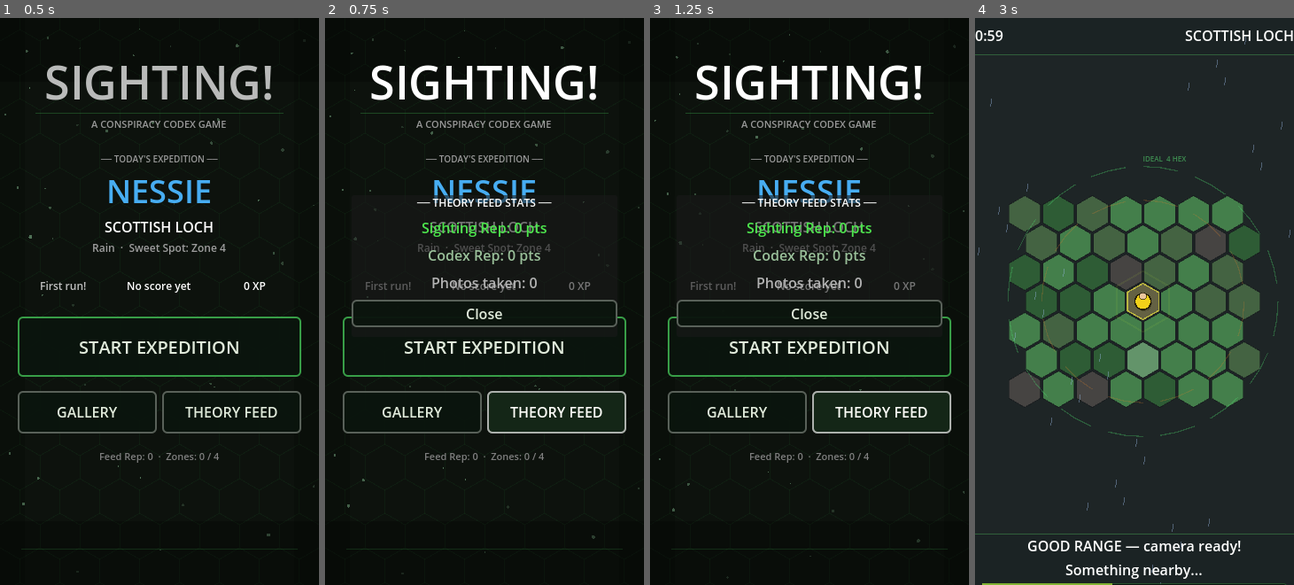
Above: before the commit, frames 1-4 (left to right).
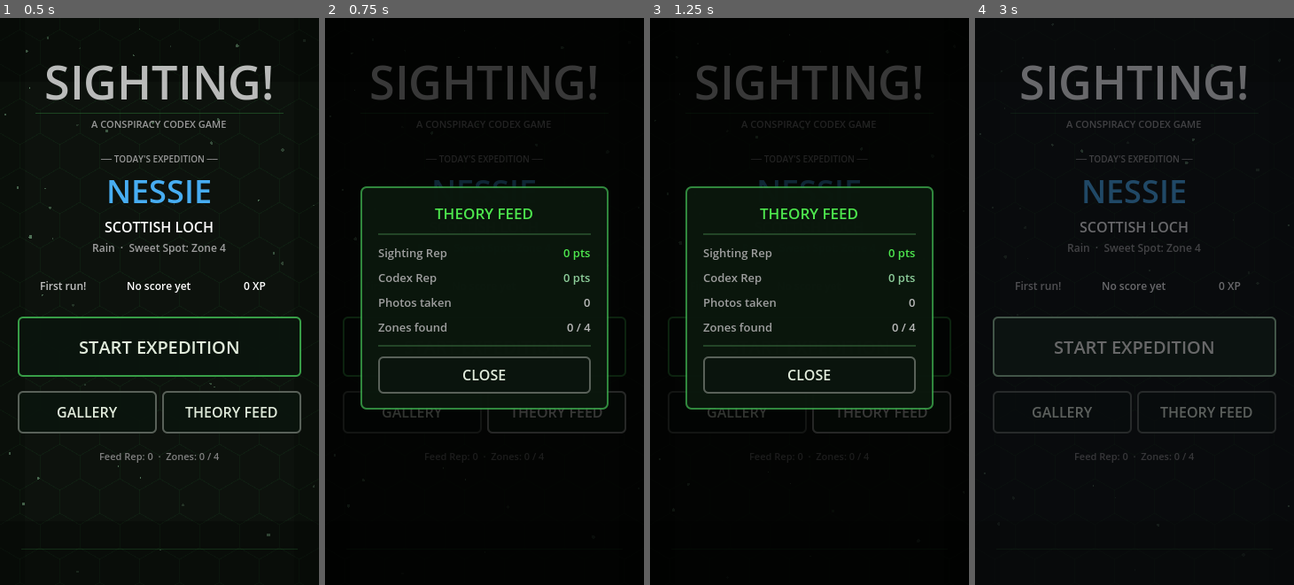
Above: after the commit, the same moments.

Repository: deepaanna/Sighting
Game: Godot game, scene res://scenes/game_specific/menu/main_menu.tscn
Same seed, same stepped clock (60 frames per second), same inputs: the game is played once before the commit and once after it.
Inputs (mouse positions are in pixels of both pictures, inside the frame that each line leads up to):
- Up to frame 1 (0.5 s): no input
- Up to frame 2 (0.75 s): click "THEORY FEED" at 0.5 s
- Up to frame 3 (1.25 s): no input
- Up to frame 4 (3 s): click "START EXPEDITION" at 1.25 s; click (1134, 511) at 2 s, where only the run before the commit has a clickable "BEGIN EXPEDITION"; click (1134, 346) at 2.75 s, where only the run after the commit has a clickable "START EXPEDITION"

Frame 1 is identical in both runs. In frame 2, 12% of the frame differs, in the area x 1-99%, y 2-99%; in frame 3, 12%; in frame 4, 93%, in the area x 0-100%, y 0-100%.

Commit message:
Polish and corrections

Diff:
--- a/scenes/game_specific/field/field.gd
+++ b/scenes/game_specific/field/field.gd
@@ -340,6 +340,7 @@
 
 
 func _on_step_complete(_cell: Vector2i) -> void:
+	_spawn_step_dust(_researcher.position)
 	_prox_sys.on_researcher_stepped(proximity)
 	if _pending_target != Vector2i(-1, -1) and _pending_target != _researcher.get_cell():
 		_try_step()
@@ -767,6 +768,28 @@
 # HELPERS
 # =====================================================================
 
+func _spawn_step_dust(world_pos: Vector2) -> void:
+	var p                       := CPUParticles2D.new()
+	p.position                   = world_pos
+	p.amount                     = 7
+	p.lifetime                   = 0.55
+	p.one_shot                   = true
+	p.explosiveness              = 0.95
+	p.emission_shape             = CPUParticles2D.EMISSION_SHAPE_SPHERE
+	p.emission_sphere_radius     = 3.5
+	p.direction                  = Vector2(0.0, -1.0)
+	p.spread                     = 55.0
+	p.gravity                    = Vector2(0.0, 95.0)
+	p.initial_velocity_min       = 20.0
+	p.initial_velocity_max       = 42.0
+	p.scale_amount_min           = 1.5
+	p.scale_amount_max           = 3.5
+	p.color                      = Color(0.58, 0.44, 0.22, 0.72)
+	add_child(p)
+	p.emitting = true
+	get_tree().create_timer(1.2).timeout.connect(p.queue_free)
+
+
 func _shifted(vt: PackedVector2Array, center: Vector2) -> PackedVector2Array:
 	var out := PackedVector2Array()
 	for v in vt:
--- a/scenes/game_specific/menu/main_menu.gd
+++ b/scenes/game_specific/menu/main_menu.gd
@@ -154,46 +154,102 @@
 	var rep        : int = Codex.get_value("sighting", "feed_reputation",        0)
 	var global_rep : int = Codex.get_value("codex",    "theory_feed_reputation", 0)
 	var photos     : int = Codex.get_value("sighting", "gallery_photos",         0)
-
-	var panel                 := PanelContainer.new()
-	panel.custom_minimum_size  = Vector2(300, 160)
-	panel.position             = Vector2(30, 200)
-	panel.z_index              = 20
-	$HUD.add_child(panel)
+	var zones      : int = (Codex.get_value("sighting", "zones_unlocked", []) as Array).size()
+
+	# Full-screen dim overlay — blocks all input to the menu behind it
+	var overlay              := ColorRect.new()
+	overlay.color             = Color(0.0, 0.0, 0.0, 0.78)
+	overlay.set_anchors_preset(Control.PRESET_FULL_RECT)
+	overlay.mouse_filter      = Control.MOUSE_FILTER_STOP
+	overlay.z_index           = 40
+	$HUD.add_child(overlay)
+
+	# Centered modal card
+	var card                  := PanelContainer.new()
+	card.custom_minimum_size   = Vector2(280, 0)
+	card.position              = Vector2(40, 190)
+	card.z_index               = 41
+	var bg                    := StyleBoxFlat.new()
+	bg.bg_color                = Color(0.04, 0.09, 0.05, 0.98)
+	bg.set_border_width_all(2)
+	bg.border_color            = Color(0.22, 0.62, 0.28, 0.85)
+	bg.set_corner_radius_all(6)
+	bg.content_margin_left     = 20.0
+	bg.content_margin_right    = 20.0
+	bg.content_margin_top      = 18.0
+	bg.content_margin_bottom   = 18.0
+	card.add_theme_stylebox_override("panel", bg)
+	$HUD.add_child(card)
 
 	var vbox := VBoxContainer.new()
-	vbox.add_theme_constant_override("separation", 8)
-	panel.add_child(vbox)
-
-	var header                 := Label.new()
-	header.text                 = "── THEORY FEED STATS ──"
-	header.horizontal_alignment = HORIZONTAL_ALIGNMENT_CENTER
-	header.add_theme_font_size_override("font_size", 12)
-	vbox.add_child(header)
-
-	var rep_lbl                 := Label.new()
-	rep_lbl.text                 = "Sighting Rep: %d pts" % rep
-	rep_lbl.modulate             = Color(0.30, 0.90, 0.30)
-	rep_lbl.horizontal_alignment = HORIZONTAL_ALIGNMENT_CENTER
-	vbox.add_child(rep_lbl)
-
-	var g_rep_lbl                 := Label.new()
-	g_rep_lbl.text                 = "Codex Rep: %d pts" % global_rep
-	g_rep_lbl.modulate             = Color(0.60, 0.75, 0.60)
-	g_rep_lbl.horizontal_alignment = HORIZONTAL_ALIGNMENT_CENTER
-	vbox.add_child(g_rep_lbl)
-
-	var photo_lbl                 := Label.new()
-	photo_lbl.text                 = "Photos taken: %d" % photos
-	photo_lbl.modulate             = Color(0.70, 0.70, 0.70)
-	photo_lbl.horizontal_alignment = HORIZONTAL_ALIGNMENT_CENTER
-	vbox.add_child(photo_lbl)
-
-	var close_btn := Button.new()
-	close_btn.text = "Close"
+	vbox.add_theme_constant_override("separation", 10)
+	card.add_child(vbox)
+
+	# Dismiss callback — frees both overlay and card
+	var dismiss := func():
+		overlay.queue_free()
+		card.queue_free()
+
+	# Tap the dim overlay to close
+	overlay.gui_input.connect(func(ev: InputEvent):
+		if ev is InputEventMouseButton and (ev as InputEventMouseButton).pressed:
+			dismiss.call()
+	)
+
+	# Header
+	var title                  := Label.new()
+	title.text                  = "THEORY FEED"
+	title.horizontal_alignment  = HORIZONTAL_ALIGNMENT_CENTER
+	title.add_theme_font_size_override("font_size", 17)
+	title.modulate              = Color(0.30, 0.90, 0.30)
+	vbox.add_child(title)
+
+	vbox.add_child(_modal_divider())
+
+	# Stat rows
+	_add_stat_row(vbox, "Sighting Rep",  "%d pts" % rep,        Color(0.30, 0.90, 0.30))
+	_add_stat_row(vbox, "Codex Rep",     "%d pts" % global_rep, Color(0.55, 0.80, 0.60))
+	_add_stat_row(vbox, "Photos taken",  str(photos),           Color(0.72, 0.72, 0.72))
+	_add_stat_row(vbox, "Zones found",   "%d / 4" % zones,      Color(0.72, 0.72, 0.72))
+
+	vbox.add_child(_modal_divider())
+
+	# Close button
+	var close_btn                   := Button.new()
+	close_btn.text                   = "CLOSE"
+	close_btn.custom_minimum_size    = Vector2(0, 42)
 	UIStyler.style_button(close_btn, UIStyler.ACCENT_MUTED)
-	close_btn.pressed.connect(panel.queue_free)
+	close_btn.pressed.connect(dismiss)
 	vbox.add_child(close_btn)
+
+
+func _add_stat_row(parent: VBoxContainer, label: String, value: String, val_color: Color) -> void:
+	var row := HBoxContainer.new()
+	parent.add_child(row)
+
+	var lbl                    := Label.new()
+	lbl.text                    = label
+	lbl.size_flags_horizontal   = Control.SIZE_EXPAND_FILL
+	lbl.add_theme_font_size_override("font_size", 13)
+	lbl.modulate                = Color(0.62, 0.62, 0.62)
+	row.add_child(lbl)
+
+	var val                    := Label.new()
+	val.text                    = value
+	val.horizontal_alignment    = HORIZONTAL_ALIGNMENT_RIGHT
+	val.add_theme_font_size_override("font_size", 13)
+	val.modulate                = val_color
+	row.add_child(val)
+
+
+func _modal_divider() -> HSeparator:
+	var sep              := HSeparator.new()
+	var style            := StyleBoxFlat.new()
+	style.bg_color        = Color(0.22, 0.42, 0.24, 0.55)
+	style.content_margin_top    = 1.0
+	style.content_margin_bottom = 1.0
+	sep.add_theme_stylebox_override("separator", style)
+	return sep
 
 
 # =====================================================================
--- a/scenes/game_specific/result/result.gd
+++ b/scenes/game_specific/result/result.gd
@@ -205,13 +205,13 @@
 func _apply_boost() -> void:
 	_boost_btn.visible = false
 
-	var bonus_xp  : int = max(1, _xp_earned / 2 as int)   # +50% of run XP
+	var bonus_xp  : int = max(1, _xp_earned / 2)   # +50% of run XP, integer division
 	var total_xp  : int = Codex.get_value("sighting", "total_xp", 0)
 	Codex.set_value("sighting", "total_xp", total_xp + bonus_xp)
 	var global_xp : int = Codex.get_value("codex", "total_evidence_collected", 0)
 	Codex.set_value("codex", "total_evidence_collected", global_xp + bonus_xp)
 
-	var rep_bonus : int = max(0, TheoryFeed.REP_DELTA[_grade_idx] / 2 as int)
+	var rep_bonus : int = max(0, TheoryFeed.REP_DELTA[_grade_idx] / 2)
 	var rep       : int = Codex.get_value("sighting", "feed_reputation", 0)
 	Codex.set_value("sighting", "feed_reputation", max(0, rep + rep_bonus))
 	var g_rep     : int = Codex.get_value("codex", "theory_feed_reputation", 0)
@@ -250,6 +250,62 @@
 	pulse.set_parallel(true)
 	pulse.tween_property(_grade_label, "scale",      Vector2(1.0, 1.0), 0.45)
 	pulse.tween_property(_grade_label, "modulate:a", 1.0,               0.25)
+	if _grade_idx <= 1:   # S or A grade
+		pulse.chain().tween_callback(_spawn_grade_particles)
+
+
+func _spawn_grade_particles() -> void:
+	var center := Vector2(180.0, 155.0)   # grade label center in screen space
+
+	var p                       := CPUParticles2D.new()
+	p.position                   = center
+	p.amount                     = 18 if _grade_idx == 0 else 10
+	p.lifetime                   = 1.4
+	p.one_shot                   = true
+	p.explosiveness              = 0.92
+	p.emission_shape             = CPUParticles2D.EMISSION_SHAPE_SPHERE
+	p.emission_sphere_radius     = 10.0
+	p.spread                     = 180.0
+	p.gravity                    = Vector2(0.0, 40.0)
+	p.initial_velocity_min       = 55.0
+	p.initial_velocity_max       = 130.0
+	p.scale_amount_min           = 2.5
+	p.scale_amount_max           = 5.0
+	p.color                      = _grade_color
+	$HUD.add_child(p)
+	p.emitting = true
+	get_tree().create_timer(2.5).timeout.connect(p.queue_free)
+
+	if _grade_idx == 0:
+		_spawn_confetti()
+
+
+func _spawn_confetti() -> void:
+	var colors: Array[Color] = [
+		Color(1.00, 0.85, 0.10),
+		Color(0.30, 0.90, 0.30),
+		Color(0.40, 0.70, 1.00),
+	]
+	for i: int in 3:
+		var p                       := CPUParticles2D.new()
+		p.position                   = Vector2(60.0 + float(i) * 120.0, 0.0)
+		p.amount                     = 18
+		p.lifetime                   = 2.8
+		p.one_shot                   = true
+		p.explosiveness              = 0.65
+		p.direction                  = Vector2(0.0, 1.0)
+		p.spread                     = 38.0
+		p.gravity                    = Vector2(0.0, 140.0)
+		p.initial_velocity_min       = 90.0
+		p.initial_velocity_max       = 200.0
+		p.angular_velocity_min       = -180.0
+		p.angular_velocity_max       = 180.0
+		p.scale_amount_min           = 3.0
+		p.scale_amount_max           = 6.0
+		p.color                      = colors[i]
+		$HUD.add_child(p)
+		p.emitting = true
+		get_tree().create_timer(4.0).timeout.connect(p.queue_free)
 
 
 func _grade_idx_for(score: int) -> int:
Not shown, added: .gitignore
